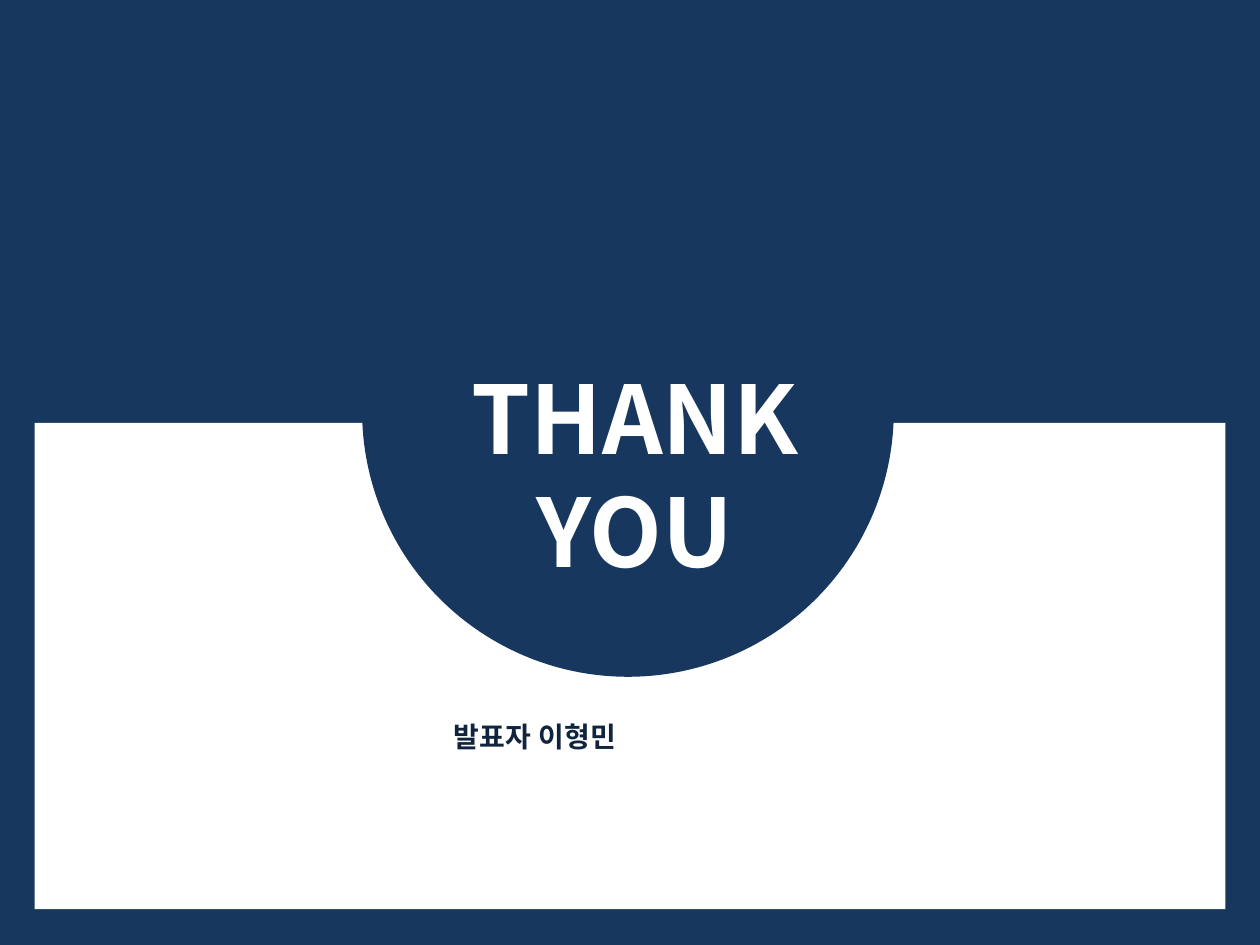
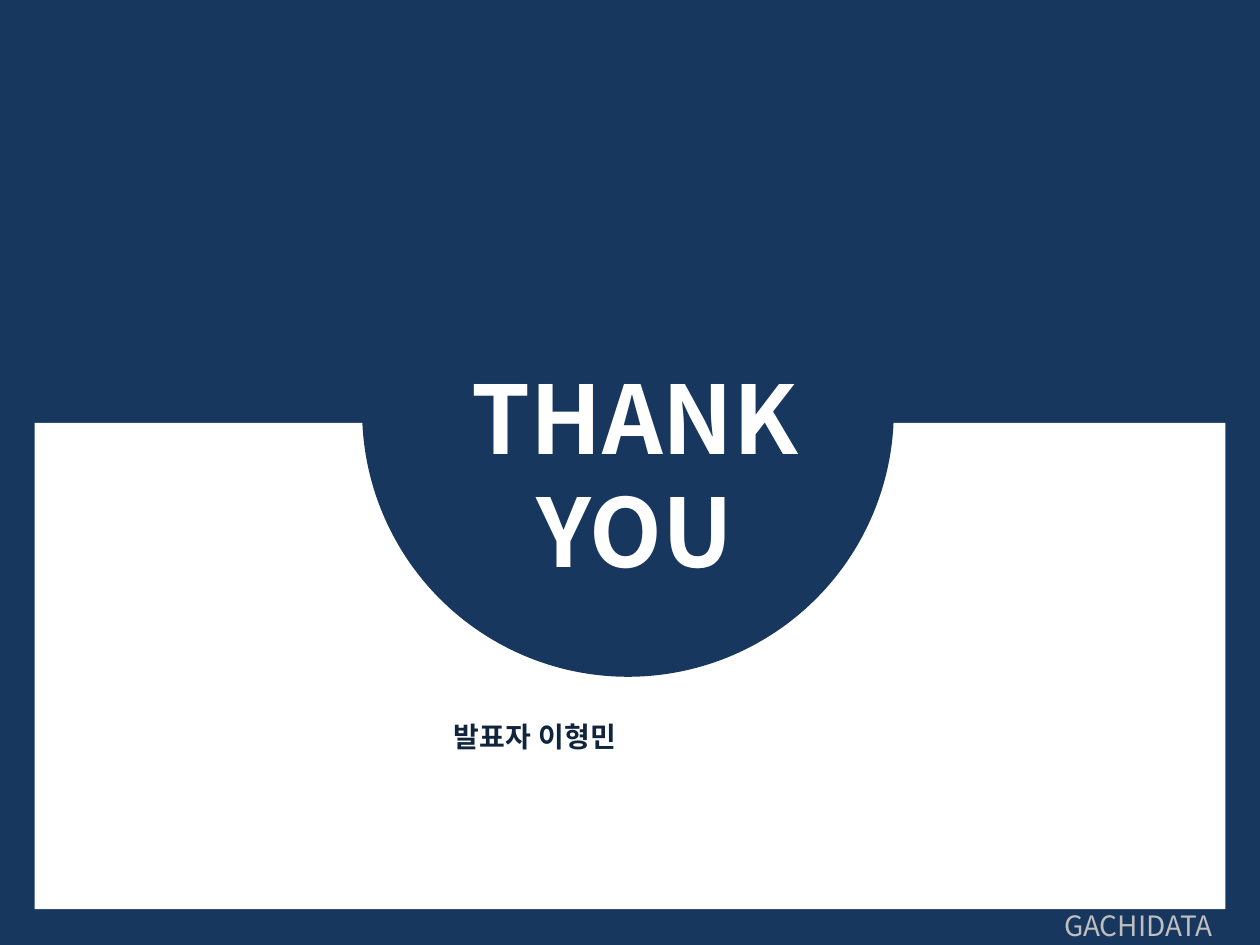
Before and after one commit to Monoreil/edu-sql, a slide deck: slide 24 of 11차SQL_hyeongmin.pptx. Drawn at 1260x945 pixels with LibreOffice and Linux fonts; fonts in the diff are those of the drawing. Boxes give left, top, right and bottom in pixels: in the first picture for what was removed or moved away, otherwise in the second. Text is boxed around its words. In the diff, an @@ line names an element or a change of style, - is before the commit and + after.

```diff
--- a/11차SQL_hyeongmin.pptx
+++ b/11차SQL_hyeongmin.pptx
@@ text added at <box>1064,908,1213,937</box>, 16 pt, text #BFBFBF @@
+GACHIDATA
```
Also in this commit, not shown: 3 other slides changed, 1 other file.
